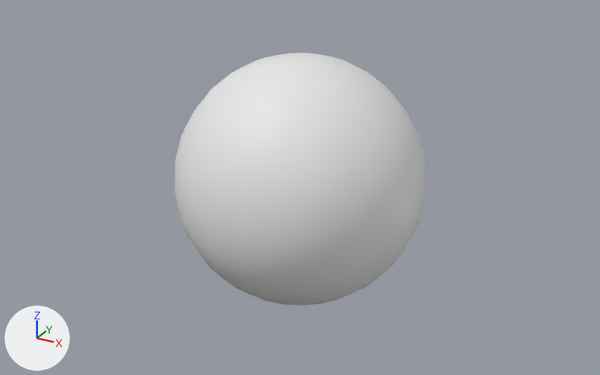
The FBX model P7 - SSS - HDRP/Assets/Art/Models/Saturn.fbx, before and after one commit.
Camera for both pictures: a 50 mm lens placed at (1.394, -2.535, 1.233), pointed at (0.006, -0.011, -0.029). The axes (+X, +Y, +Z) are drawn at lower left. The lights are the same throughout. Where no turn or scale is listed for an object, it has been applied to the vertices.

Names of what the first picture shows: 'Saturn'.
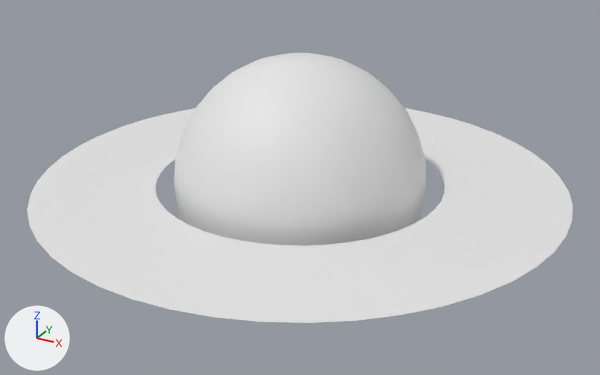
Location of each change, (x1, y1, x2, y2) in pixels of the pictures (600 x 375 px):
'Ring', added: after (27, 108, 573, 323)

The edits, one by one:
Material 'Ring' (mat_ring) is new.
Its base color is (0.8, 0.8, 0.8) (white #e7e7e7).
Its roughness is 0.553.
Mesh me_ring is new.
It has 96 vertices, 48 faces and spans x -0.99..0.99, y -0.99..0.99, z 0.22.
It uses material mat_ring (white #e7e7e7).
Object 'Ring' (ob_ring) is new; it shows me_ring.
Its location is (0.0, 0.0, -0.217).
